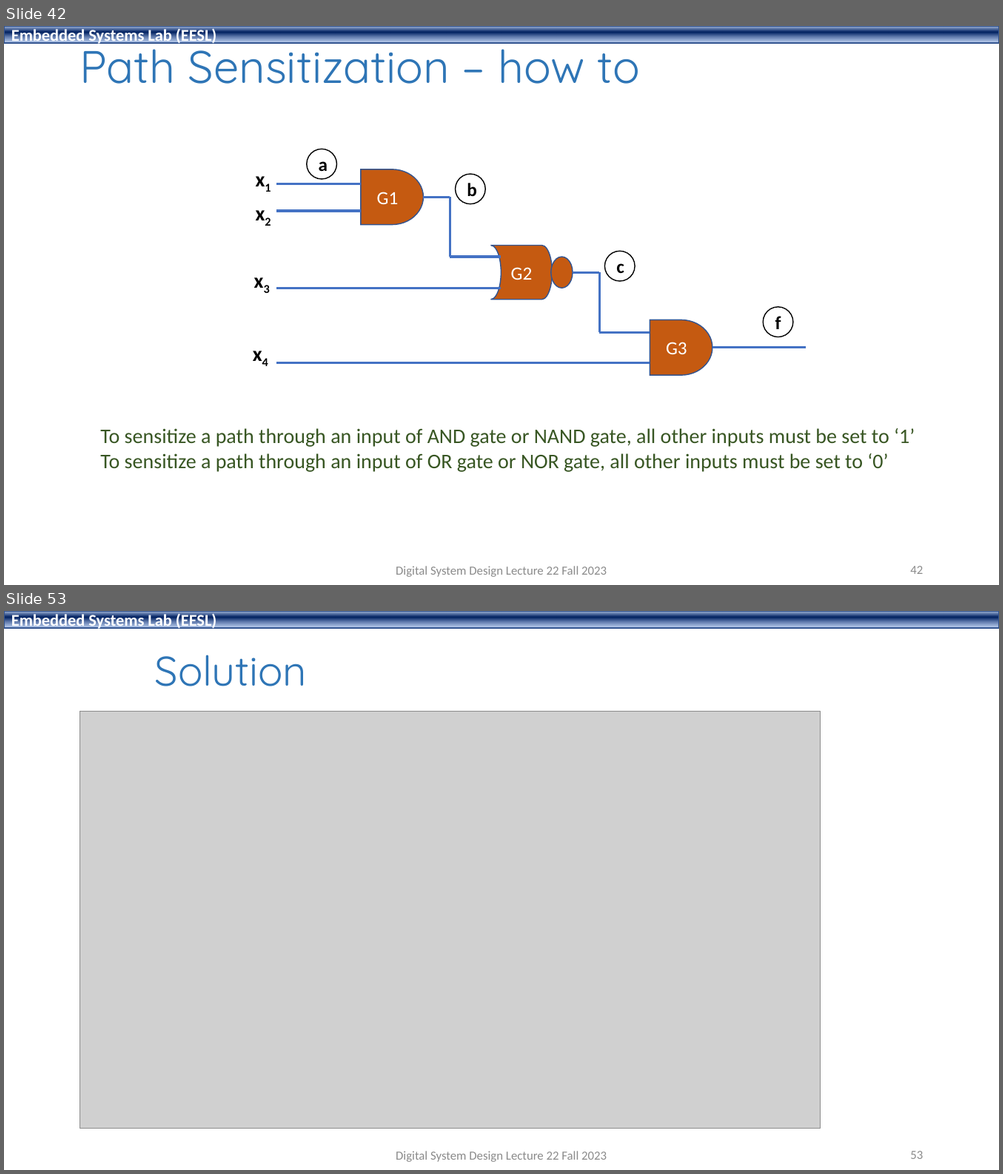
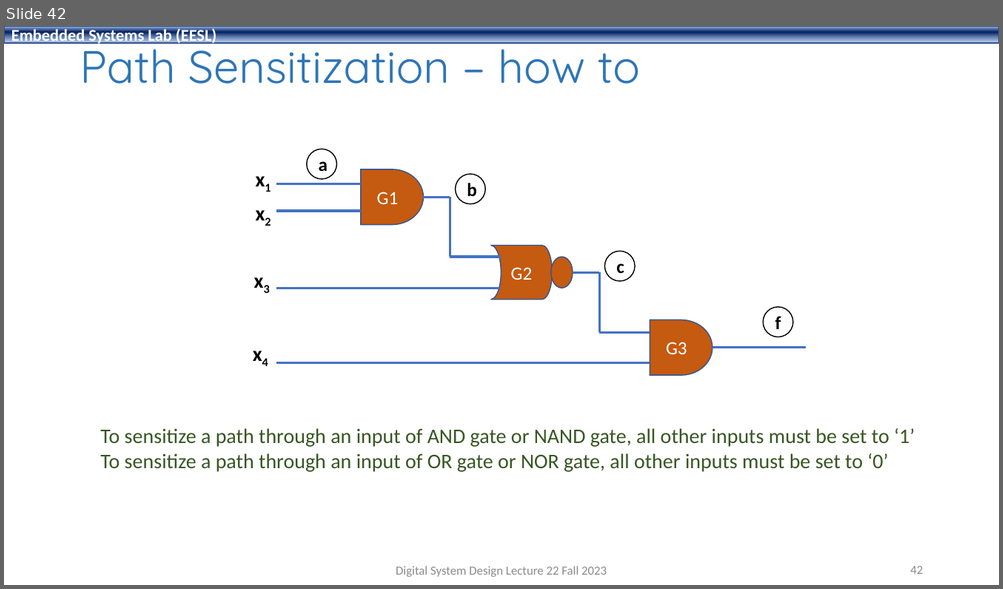
Before and after one commit to shahidmasud/shahidmasud.github.io, a slide deck: DSD_Lec22_Fall2023.ppsx. Shown one above the other, each under a label of ours: slides 42 and 53 before the commit, slide 42 after it; the slides between them are not shown. The pictures are 1003x1174 and 1003x589 pixels, drawn with LibreOffice and Linux fonts; fonts in the diff are those of the drawing; grey boxes stand for pictures; background and template pictures are left out. Boxes give left, top, right and bottom in pixels: in the first picture for what was removed or moved away, otherwise in the second. Text is boxed around its words. In the diff, an @@ line names an element or a change of style, - is before the commit and + after.

```diff
--- a/DSD_Lec22_Fall2023.ppsx
+++ b/DSD_Lec22_Fall2023.ppsx
@@ slide 53 removed at (4, 611, 999, 1170), background #FFFFFF; not listed: 1 template element that a slide beside it also shows @@
@@ text removed at (155, 655, 307, 686) @@
-Solution
@@ picture removed at (79, 712, 821, 1129) @@
@@ text removed at (395, 1151, 606, 1162) @@
-Digital System Design Lecture 22 Fall 2023
@@ page number removed at (910, 1151, 922, 1159) @@
-53
```
Also in this commit, not shown: 10 other slides removed, 3 other files.
